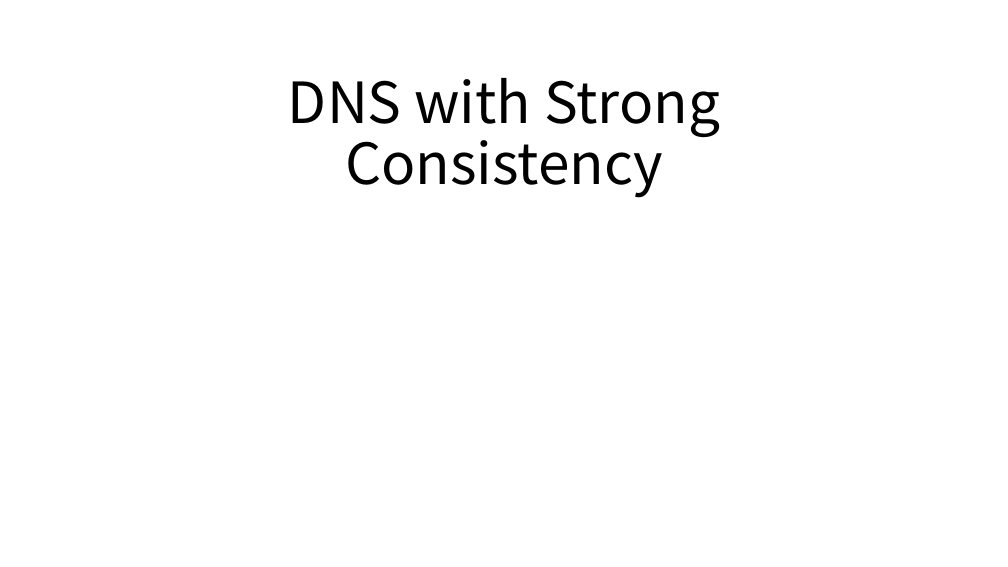
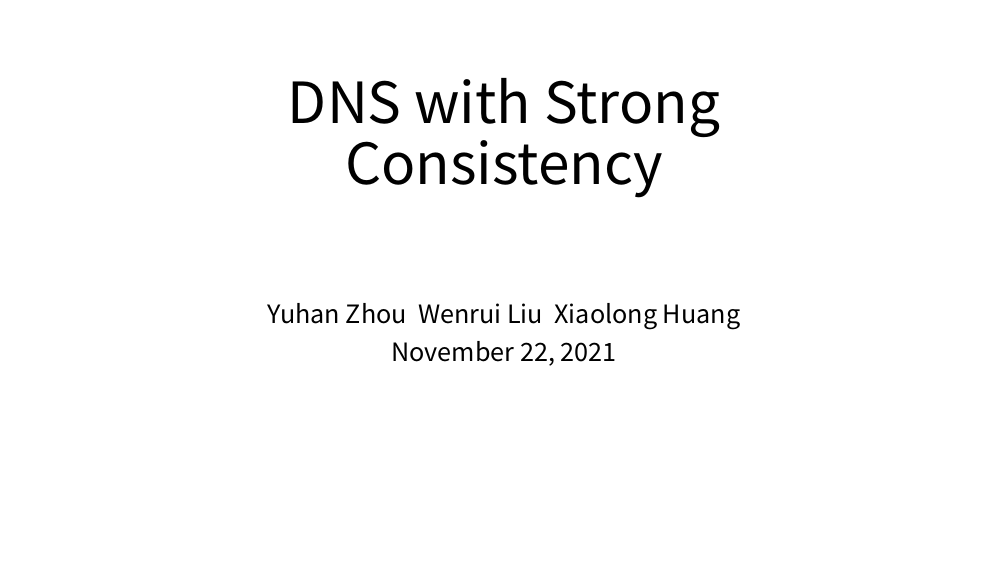
Before and after one commit to HumphreyChou/DNS-on-CRAQ, a slide deck: slide 1 of presentation/DNS_strong_consistency.pptx. Drawn at 1008x567 pixels with LibreOffice and Linux fonts; fonts in the diff are those of the drawing. Boxes give left, top, right and bottom in pixels: in the first picture for what was removed or moved away, otherwise in the second. Text is boxed around its words. In the diff, an @@ line names an element or a change of style, - is before the commit and + after.

```diff
--- a/presentation/DNS_strong_consistency.pptx
+++ b/presentation/DNS_strong_consistency.pptx
@@ subtitle added at [268,303,740,366], 24 pt, text #000000 @@
+Yuhan Zhou Wenrui Liu Xiaolong Huang
+November 22, 2021
```
Also in this commit, not shown: 1 other slide changed, 1 other file.
